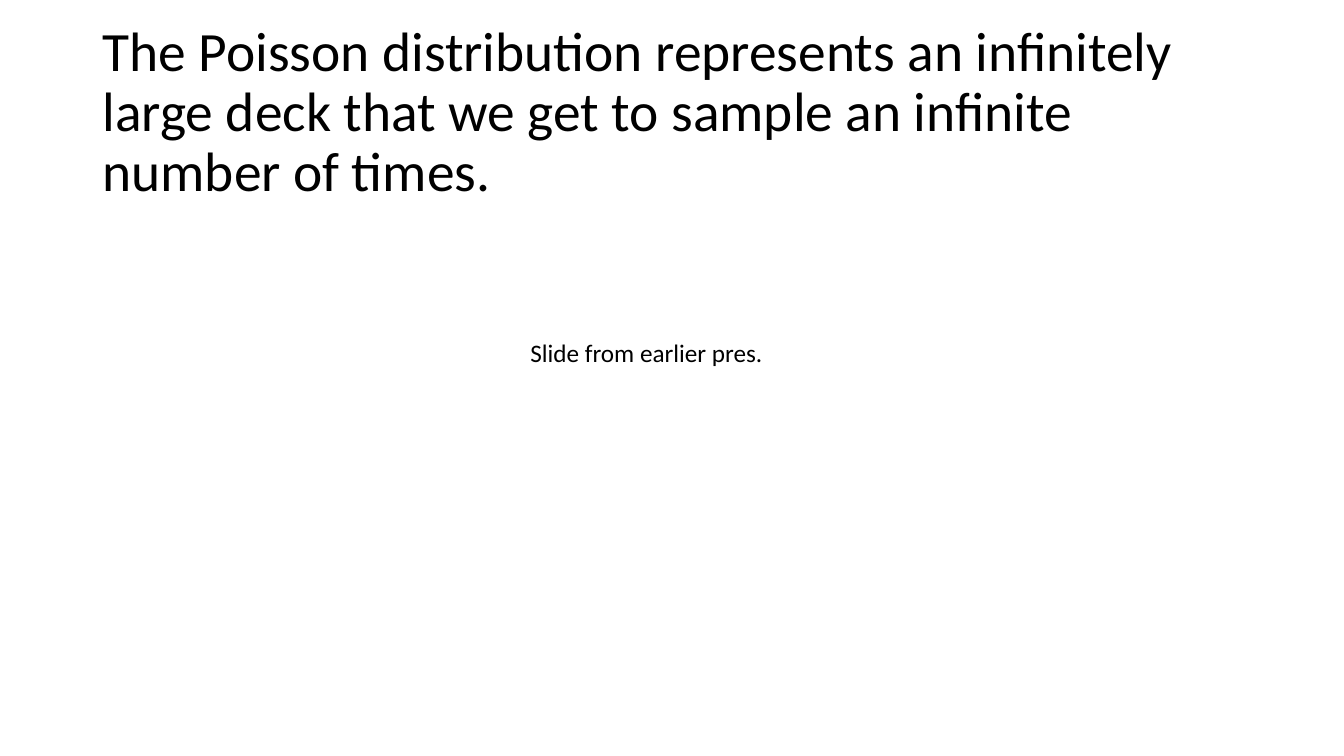
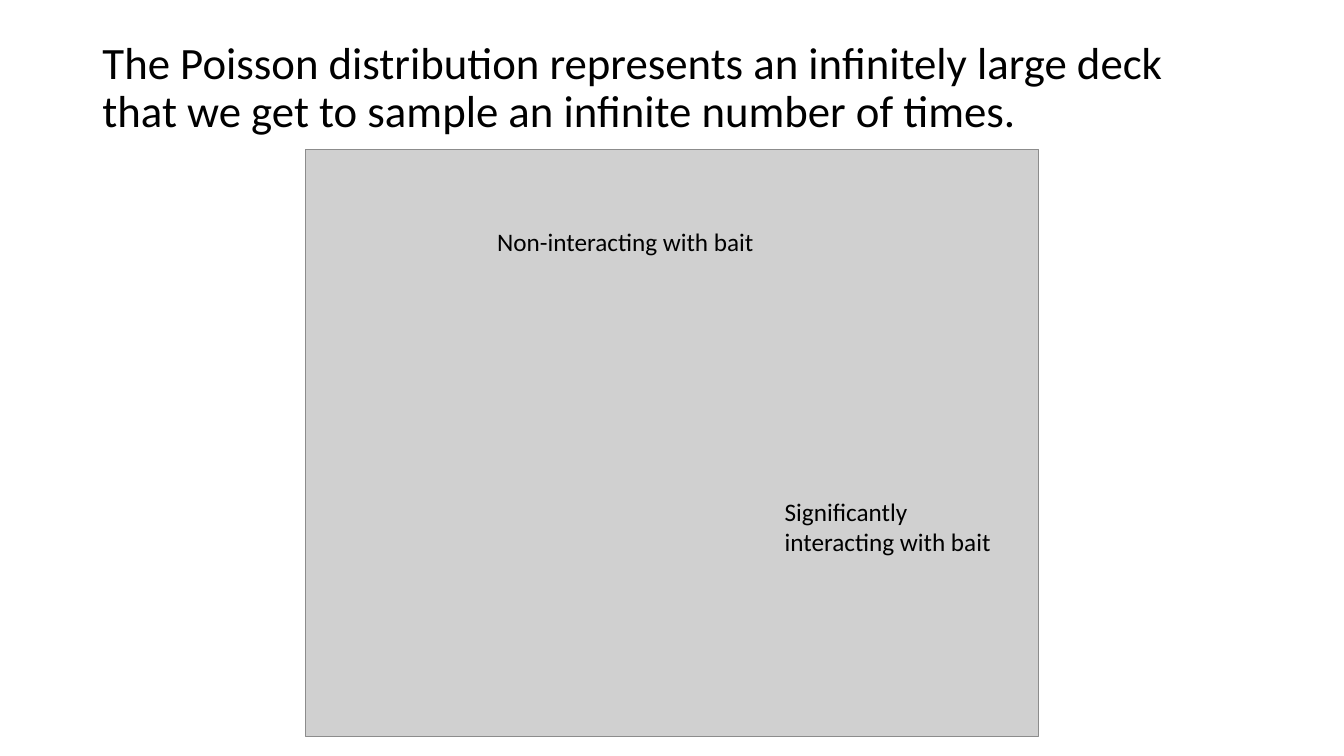
Before and after one commit to plutzer/majlab, a slide deck: slide 6 of SAINT-JC.pptx (slide 7 before the commit). Drawn at 1344x756 pixels with LibreOffice and Linux fonts; fonts in the diff are those of the drawing; grey boxes stand for pictures. Boxes give left, top, right and bottom in pixels: in the first picture for what was removed or moved away, otherwise in the second. Text is boxed around its words. In the diff, an @@ line names an element or a change of style, - is before the commit and + after.

Commit message:
updating pres

```diff
--- a/SAINT-JC.pptx
+++ b/SAINT-JC.pptx
@@ title "The Poisson distribution represents an ..." at (x1=102, y1=48, x2=1162, y2=135): size 39.6 to 32 pt @@
@@ picture added at (x1=306, y1=149, x2=1040, y2=736) @@
@@ text added at (x1=497, y1=233, x2=753, y2=256), 18 pt, text #000000 @@
+Non-interacting with bait
@@ text removed at (x1=530, y1=344, x2=762, y2=366) @@
-Slide from earlier pres.
@@ text added at (x1=785, y1=503, x2=990, y2=556), 18 pt, text #000000 @@
+Significantly interacting with bait
```
Also in this commit, not shown: 7 slides added, 1 slide removed, 1 other file.
